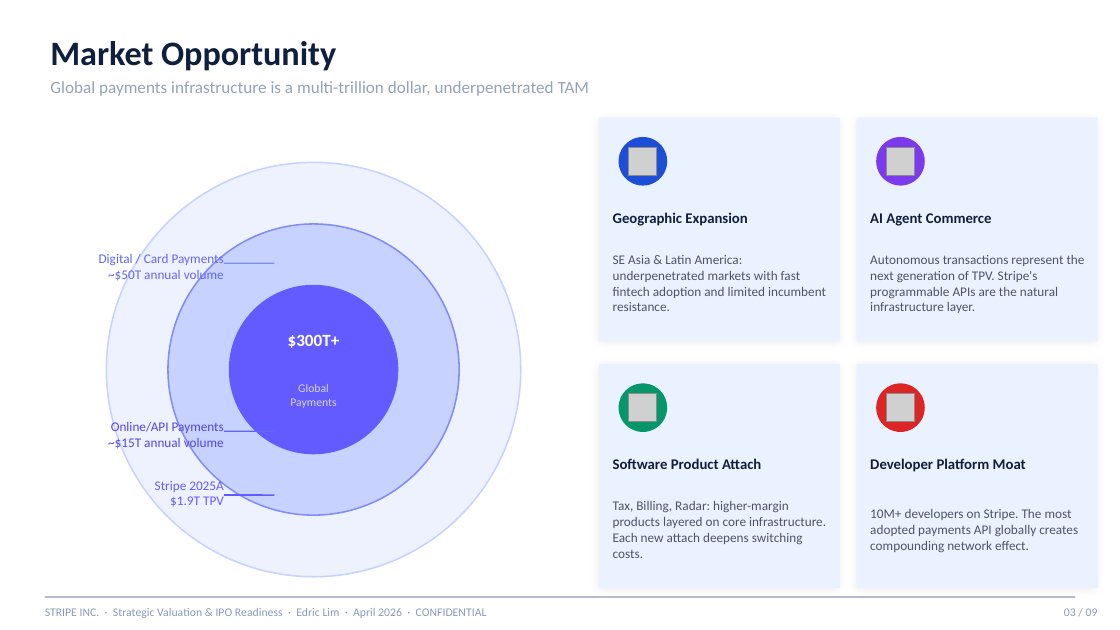
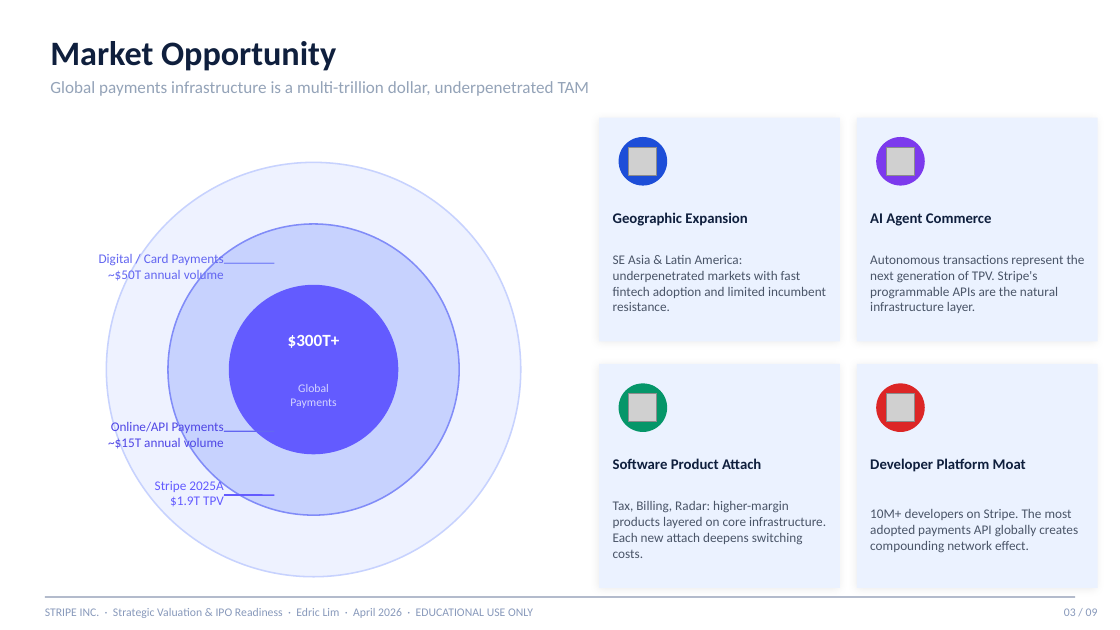
Before and after one commit to edricwidjajaliem-ux/edric, a slide deck: slide 3 of files/Stripe_Pitch_Deck_-_Edric_Lim.pptx. Drawn at 1120x630 pixels with LibreOffice and Linux fonts; fonts in the diff are those of the drawing; grey boxes stand for pictures. Boxes give left, top, right and bottom in pixels: in the first picture for what was removed or moved away, otherwise in the second. Text is boxed around its words. In the diff, an @@ line names an element or a change of style, - is before the commit and + after.

```diff
--- a/files/Stripe_Pitch_Deck_-_Edric_Lim.pptx
+++ b/files/Stripe_Pitch_Deck_-_Edric_Lim.pptx
@@ text at (45,608,533,618): text changed @@
-STRIPE INC. · Strategic Valuation & IPO Readiness · Edric Lim · April 2026 · CONFIDENTIAL
+STRIPE INC. · Strategic Valuation & IPO Readiness · Edric Lim · April 2026 · EDUCATIONAL USE ONLY
```
Also in this commit, not shown: 8 other slides changed, 3 other files.
